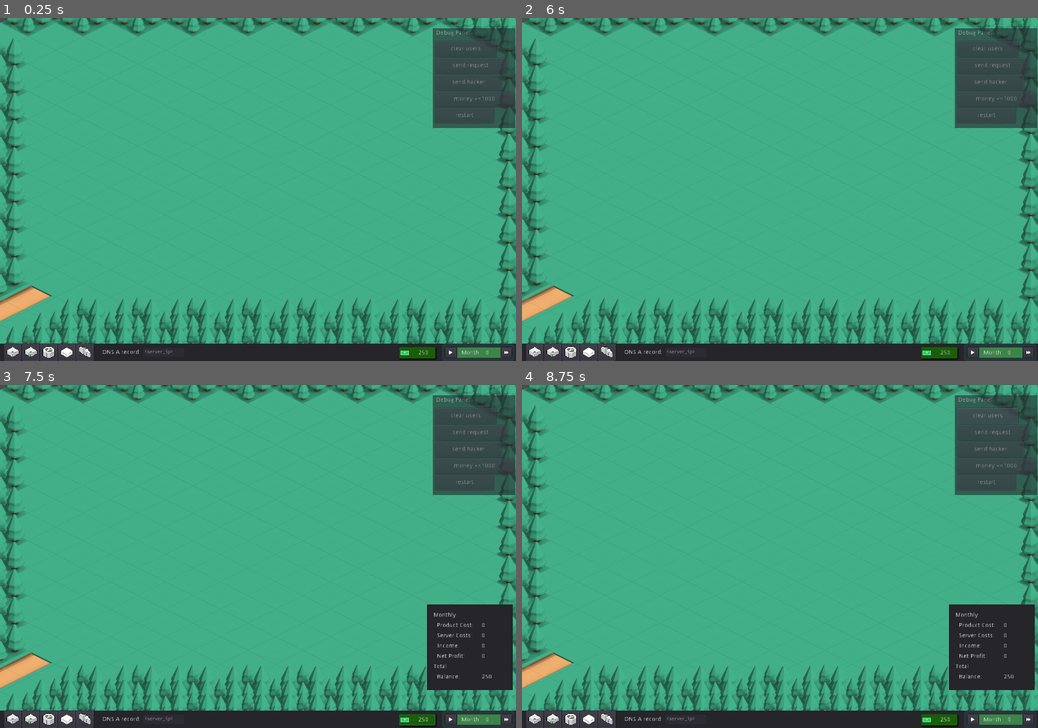
Above: before the commit, frames 1-4 (two rows, left to right).
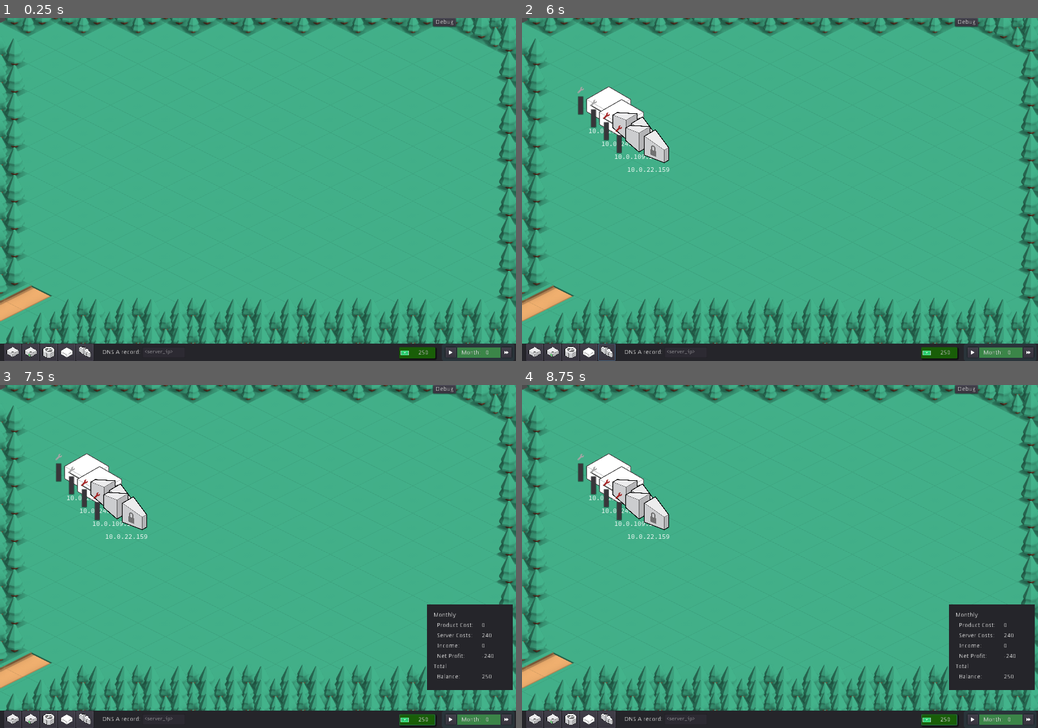
Above: after the commit, the same moments.

Repository: yigitbey/CloudArchitect
Game: Godot game, scene res://Level.tscn
The game is run twice, just before and just after one commit, with the same random seed, the same clock (stepped at 60 frames per second) and the same inputs.
Inputs (mouse positions are in pixels of both pictures, inside the frame that each line leads up to):
- Up to frame 1 (0.25 s): no input
- Up to frame 2 (6 s): click (687, 350) at 0.52 s; type "12" at 0.6 s; click (965, 21) at 1.25 s, where only the run after the commit has a clickable "Debug"; click "restart" at 2 s; click (589, 350) at 2.75 s; click (589, 350) at 3.5 s; click (604, 350) at 4.25 s; click (604, 350) at 5 s; click (986, 114) at 5.75 s, where only the run before the commit has a clickable "restart"
- Up to frame 3 (7.5 s): click (464, 481) at 6.5 s, where only the run before the commit has a clickable "restart"; click "250" at 7.25 s
- Up to frame 4 (8.75 s): click (986, 415) at 8 s, where only the run before the commit has a clickable "clear users"

The runs differ from the first frame. In frame 1, 4.8% of the frame differs, in the area x 83-100%, y 0-33%; in frame 2, 6.7%; in frame 3, 6.7%; in frame 4, 6.8%, in the area x 10-100%, y 0-100%.

Commit message:
hide debug panel behind a button

Diff:
--- a/HUD.gd
+++ b/HUD.gd
@@ -91,6 +91,8 @@
 	level.money -= level.server_costs + level.product_cost #TODO: move to level
 	start_month()
 
+
+
 func start_month():
 	if not dns_record in level.iptable:
 		add_message("DNS is not configured")
@@ -150,3 +152,10 @@
 
 func _on_restart_pressed():
 	get_tree().change_scene("res://Level.tscn")
+
+
+func _on_DebugPanelToggle_toggled(button_pressed):
+	if button_pressed:
+		$DebugPanel.show()
+	else:
+		$DebugPanel.hide()
--- a/HUD.tscn
+++ b/HUD.tscn
@@ -311,21 +311,32 @@
 "_edit_use_anchors_": false
 }
 
+[node name="DebugPanelToggle" type="Button" parent="."]
+margin_left = 1007.0
+margin_right = 1060.0
+margin_bottom = 20.0
+toggle_mode = true
+text = "Debug"
+__meta__ = {
+"_edit_use_anchors_": false
+}
+
 [node name="DebugPanel" type="Panel" parent="."]
+visible = false
 modulate = Color( 1, 1, 1, 0.588235 )
 margin_left = 1006.0
 margin_top = 24.0
 margin_right = 1198.0
-margin_bottom = 256.0
+margin_bottom = 232.0
 __meta__ = {
 "_edit_use_anchors_": false
 }
 
 [node name="ClearUsers" type="Button" parent="DebugPanel"]
 margin_left = 6.0
-margin_top = 30.0
+margin_top = 6.0
 margin_right = 148.0
-margin_bottom = 67.0
+margin_bottom = 43.0
 text = "clear users"
 __meta__ = {
 "_edit_use_anchors_": false
@@ -333,9 +344,9 @@
 
 [node name="Request" type="Button" parent="DebugPanel"]
 margin_left = 6.0
-margin_top = 69.0
+margin_top = 45.0
 margin_right = 171.0
-margin_bottom = 106.0
+margin_bottom = 82.0
 text = "send request"
 __meta__ = {
 "_edit_use_anchors_": false
@@ -343,9 +354,9 @@
 
 [node name="Hacker" type="Button" parent="DebugPanel"]
 margin_left = 6.0
-margin_top = 108.0
+margin_top = 84.0
 margin_right = 161.0
-margin_bottom = 145.0
+margin_bottom = 121.0
 text = "send hacker"
 __meta__ = {
 "_edit_use_anchors_": false
@@ -353,9 +364,9 @@
 
 [node name="Money1000" type="Button" parent="DebugPanel"]
 margin_left = 6.0
-margin_top = 147.0
+margin_top = 123.0
 margin_right = 189.0
-margin_bottom = 184.0
+margin_bottom = 160.0
 text = "money +=1000"
 __meta__ = {
 "_edit_use_anchors_": false
@@ -363,20 +374,10 @@
 
 [node name="Restart" type="Button" parent="DebugPanel"]
 margin_left = 6.0
-margin_top = 185.0
+margin_top = 161.0
 margin_right = 142.0
-margin_bottom = 222.0
+margin_bottom = 198.0
 text = "restart"
-__meta__ = {
-"_edit_use_anchors_": false
-}
-
-[node name="PanelLabel" type="Label" parent="DebugPanel"]
-margin_left = 8.0
-margin_top = 4.0
-margin_right = 88.0
-margin_bottom = 18.0
-text = "Debug Panel"
 __meta__ = {
 "_edit_use_anchors_": false
 }
@@ -396,25 +397,25 @@
 }
 
 [node name="VBoxContainer" type="VBoxContainer" parent="GameOver"]
-margin_left = 16.0
-margin_top = 16.0
-margin_right = 210.0
-margin_bottom = 74.0
+margin_left = 8.0
+margin_top = 8.0
+margin_right = 184.0
+margin_bottom = 40.0
 alignment = 1
 __meta__ = {
 "_edit_use_anchors_": false
 }
 
 [node name="Label2" type="Label" parent="GameOver/VBoxContainer"]
-margin_right = 194.0
-margin_bottom = 25.0
+margin_right = 176.0
+margin_bottom = 14.0
 text = "Score:"
 align = 1
 
 [node name="Score" type="Label" parent="GameOver/VBoxContainer"]
-margin_top = 33.0
-margin_right = 194.0
-margin_bottom = 58.0
+margin_top = 18.0
+margin_right = 176.0
+margin_bottom = 32.0
 text = "60"
 align = 1
 __meta__ = {
@@ -698,6 +699,7 @@
 [connection signal="mouse_exited" from="Panel/new_StaticServer" to="." method="_on_panel_button_mouse_exited"]
 [connection signal="pressed" from="Panel/new_StaticServer" to="." method="_on_panel_button_pressed" binds= [ "StaticServer" ]]
 [connection signal="toggled" from="Panel/FinancesButton" to="." method="_on_FinancesButton_toggled"]
+[connection signal="toggled" from="DebugPanelToggle" to="." method="_on_DebugPanelToggle_toggled"]
 [connection signal="pressed" from="DebugPanel/ClearUsers" to="." method="_on_ClearUsers_pressed"]
 [connection signal="pressed" from="DebugPanel/Request" to="." method="_on_Request_pressed"]
 [connection signal="pressed" from="DebugPanel/Hacker" to="." method="_on_Request_pressed" binds= [ true ]]
--- a/Level.gd
+++ b/Level.gd
@@ -46,9 +46,7 @@
 	$HUD.connect("user_request", self, "new_user_request")
 	$HUD.connect("new_month", self, "new_month")
 	$HUD.connect('dns_change', self, 'set_dns_record')
-
 	$HUD.connect('new_server', self, 'new_instance')
-
 	$HUD.connect('clear', self, 'clear')
 
 func clear():
